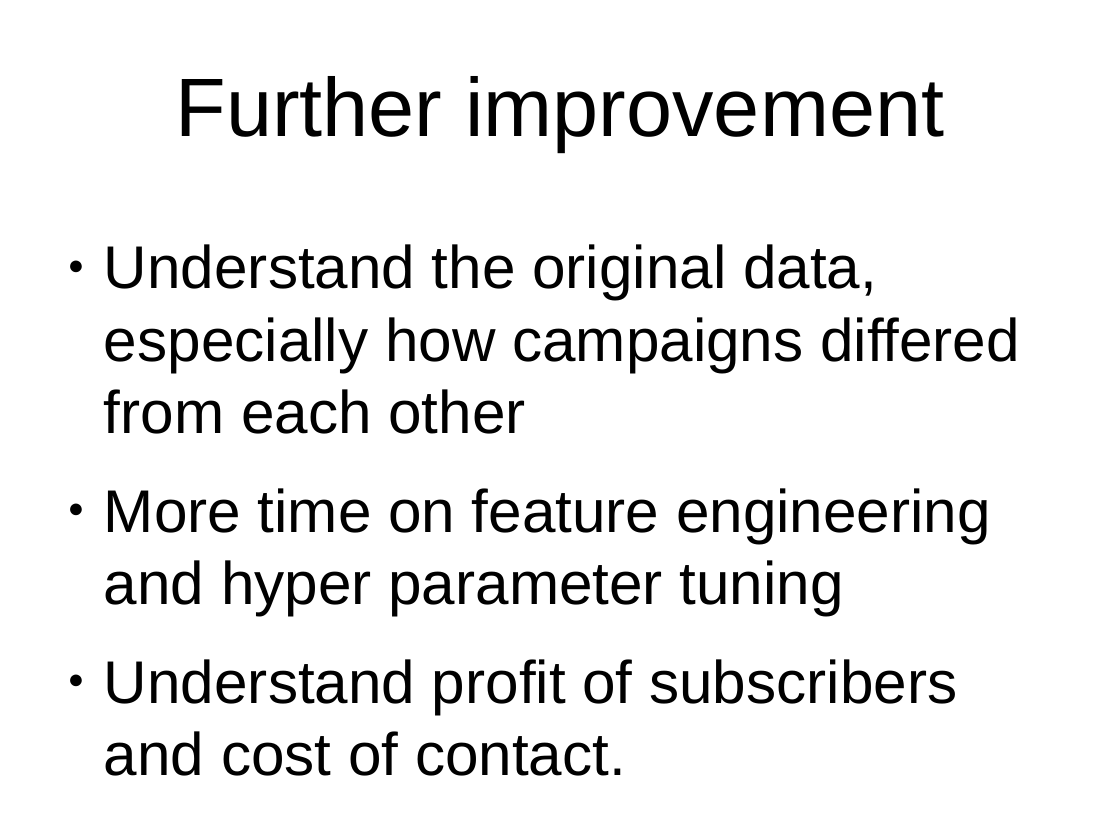
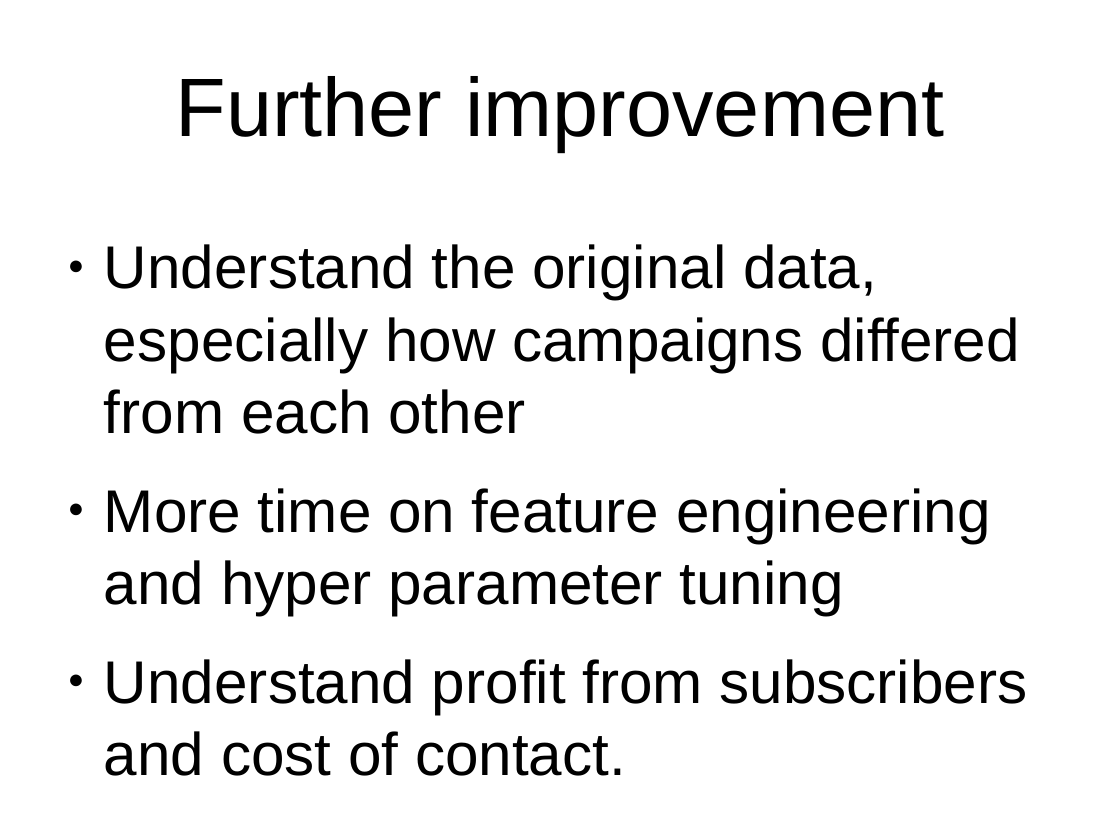
Before and after one commit to GL-Li/QL-case-study, a slide deck: slide 9 of report.odp. Drawn at 1120x840 pixels with LibreOffice and Linux fonts; fonts in the diff are those of the drawing. Boxes give left, top, right and bottom in pixels: in the first picture for what was removed or moved away, otherwise in the second. Text is boxed around its words. In the diff, an @@ line names an element or a change of style, - is before the commit and + after.

```diff
--- a/report.odp
+++ b/report.odp
@@ text at [104, 659, 1028, 776]: text changed @@
-● Understand profit of subscribers and cost of contact.
+● Understand profit from subscribers and cost of contact.
```
Also in this commit, not shown: 8 other slides changed, 27 other files.
